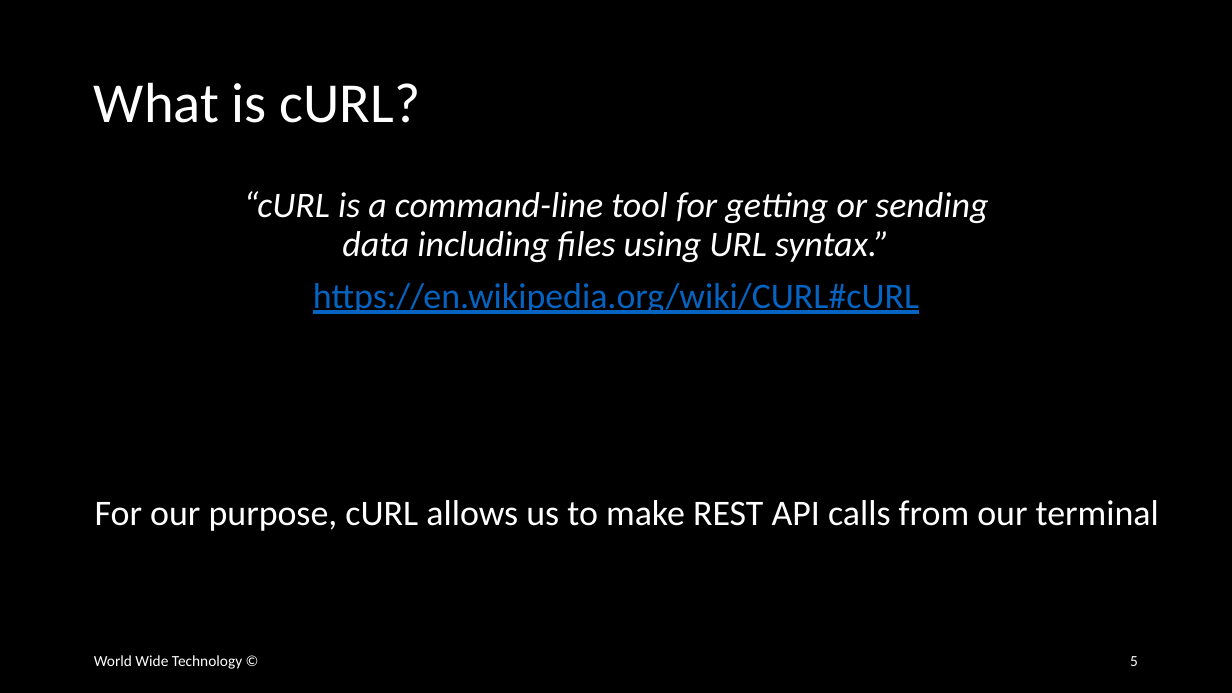
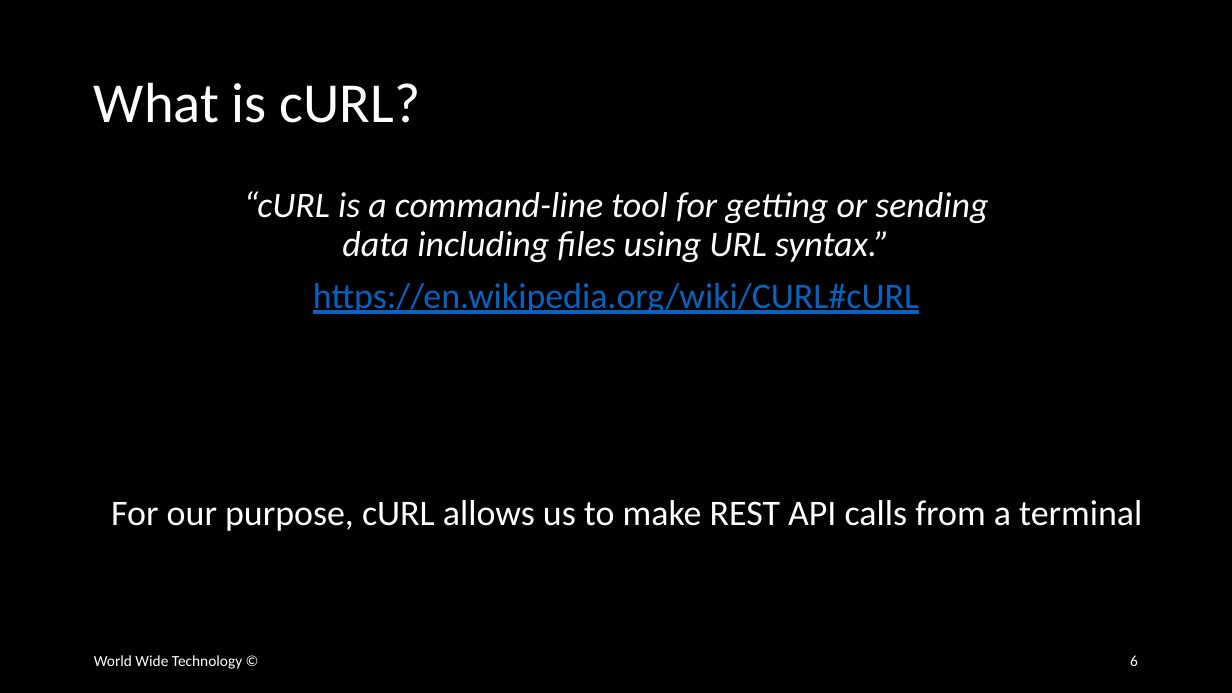
Before and after one commit to wwt/curl-requests-foundations, a slide deck: slide 6 of rest-api-http-foundations.pptx (slide 5 before the commit). Drawn at 1232x693 pixels with LibreOffice and Linux fonts; fonts in the diff are those of the drawing. Boxes give left, top, right and bottom in pixels: in the first picture for what was removed or moved away, otherwise in the second. Text is boxed around its words. In the diff, an @@ line names an element or a change of style, - is before the commit and + after.

```diff
--- a/rest-api-http-foundations.pptx
+++ b/rest-api-http-foundations.pptx
@@ text at (x1=111, y1=500, x2=1142, y2=531): text changed @@
-For our purpose, cURL allows us to make REST API calls from our terminal
+For our purpose, cURL allows us to make REST API calls from a terminal
@@ page number at (x1=1130, y1=655, x2=1138, y2=666): text changed @@
-5
+6
```
Also in this commit, not shown: 8 other slides changed, 4 slides added, 1 slide removed.
